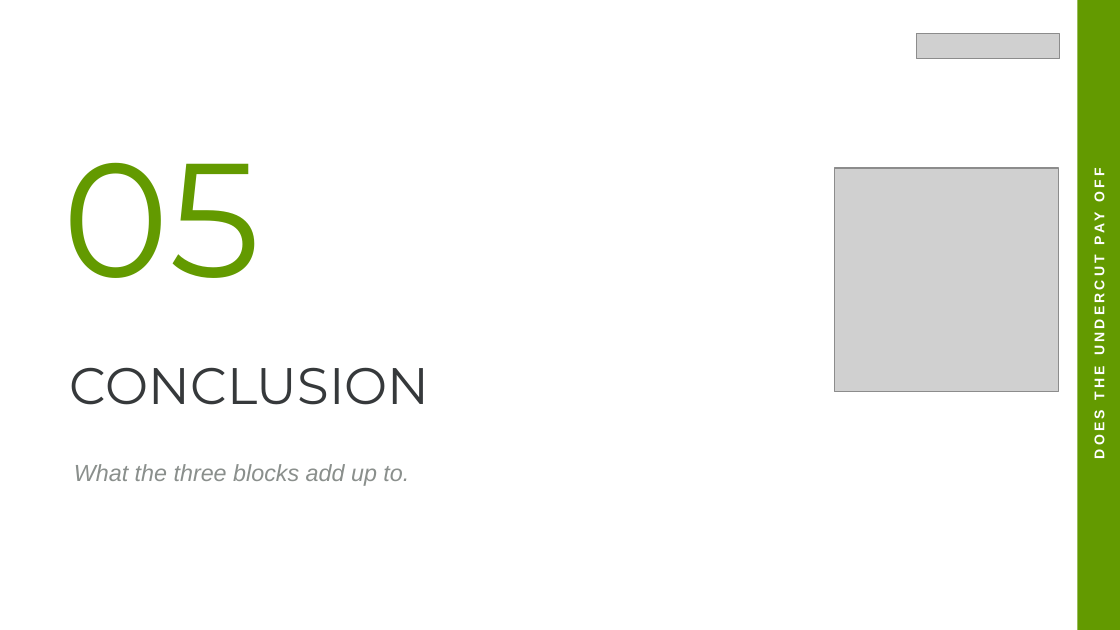
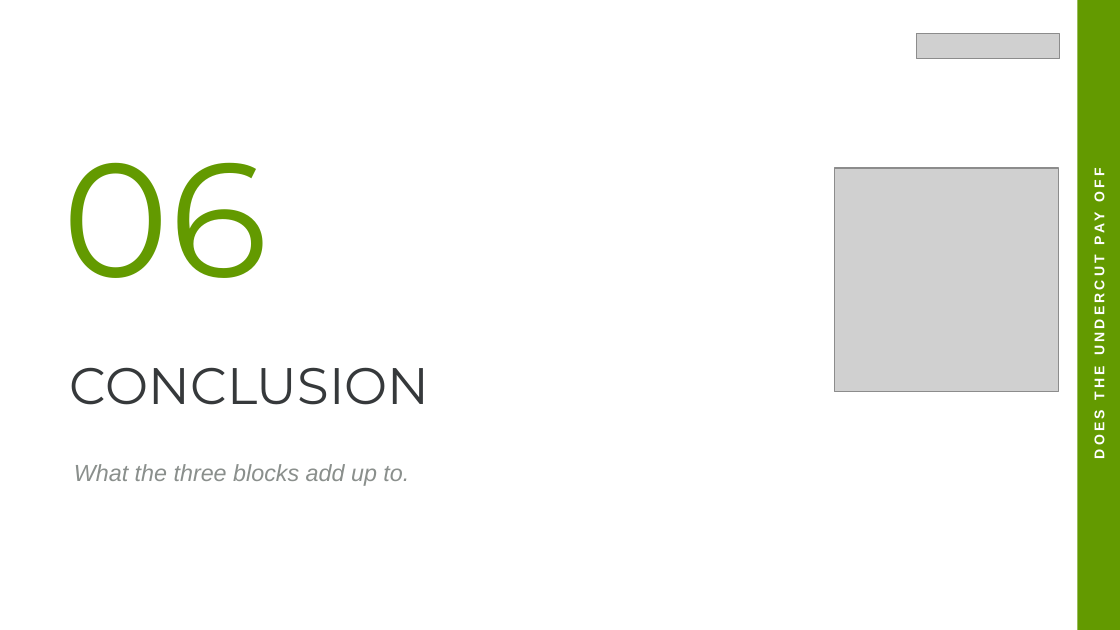
Before and after one commit to Munish0303/dai-mission-group-K, a slide deck: slide 29 of presentation.pptx (slide 17 before the commit). Drawn at 1120x630 pixels with LibreOffice and Linux fonts; fonts in the diff are those of the drawing; grey boxes stand for pictures. Boxes give left, top, right and bottom in pixels: in the first picture for what was removed or moved away, otherwise in the second. Text is boxed around its words. In the diff, an @@ line names an element or a change of style, - is before the commit and + after.

```diff
--- a/presentation.pptx
+++ b/presentation.pptx
@@ text at <box>63,162,269,278</box>: text changed @@
-05
+06
```
Also in this commit, not shown: 18 other slides changed, 12 slides added.
